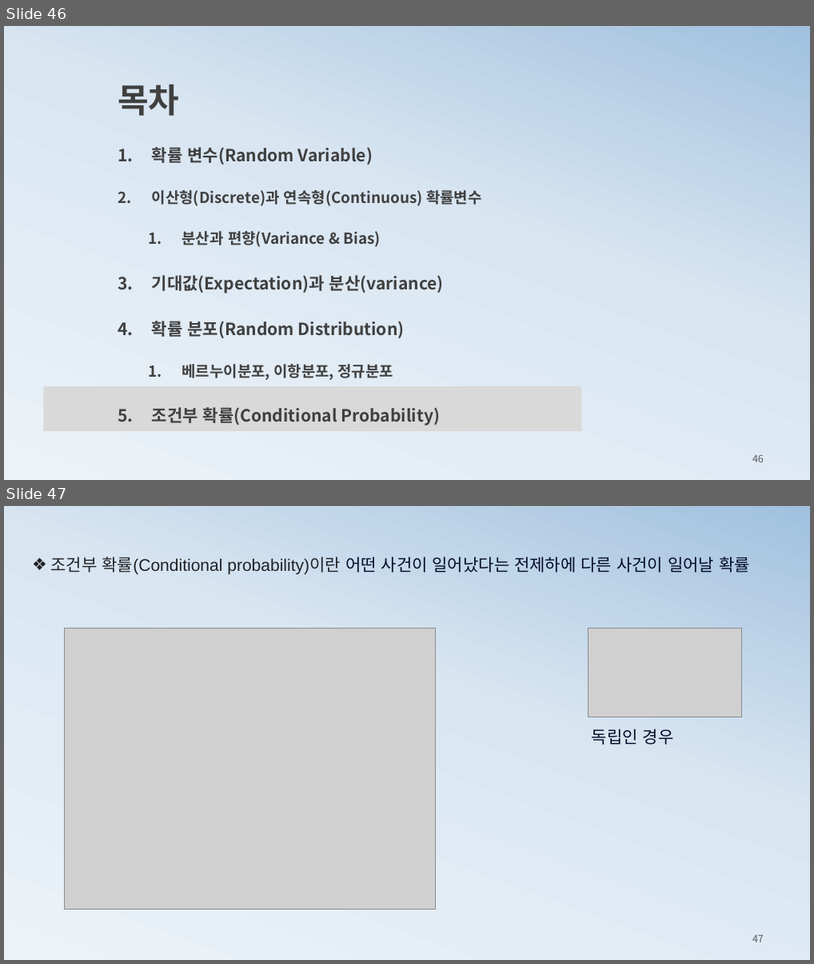
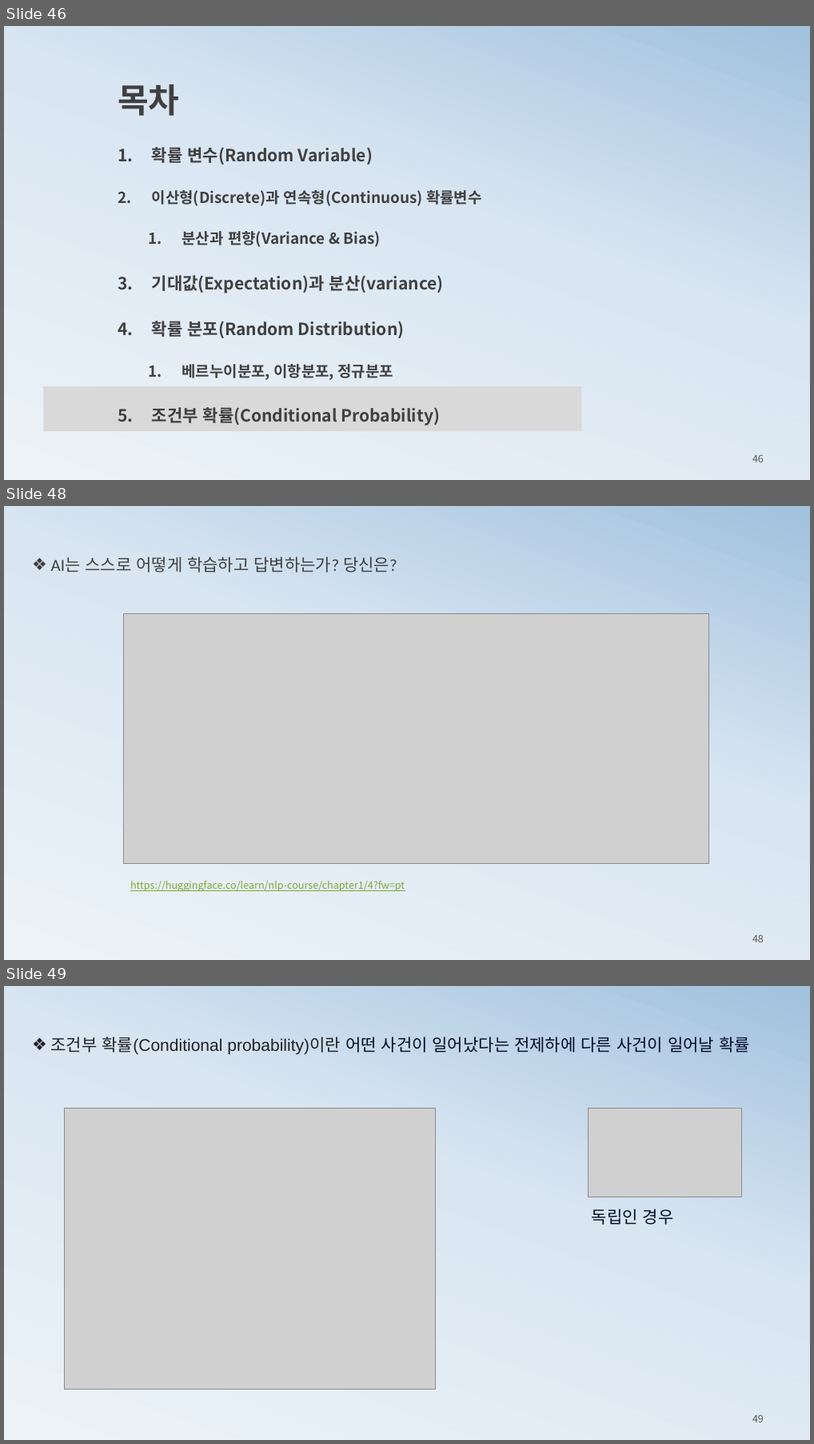
Before and after one commit to ancestor9/mathematics-for-machine-learning, a slide deck: 3_probability theory for machine learning.pptx. Shown one above the other, each under a label of ours: slides 46 and 47 before the commit, slides 46, 48 and 49 after it; the slides between them are not shown. The pictures are 814x964 and 814x1444 pixels, drawn with LibreOffice and Linux fonts; fonts in the diff are those of the drawing; grey boxes stand for pictures. Boxes give left, top, right and bottom in pixels: in the first picture for what was removed or moved away, otherwise in the second. Text is boxed around its words. In the diff, an @@ line names an element or a change of style, - is before the commit and + after.

```diff
--- a/3_probability theory for machine learning.pptx
+++ b/3_probability theory for machine learning.pptx
@@ slide 48 added at (4, 506, 810, 960), background gradient #ECF3F8 to #D9E6F2 to #A1C1DE @@
@@ text added at (51, 556, 398, 572), 20 pt, text #404040 @@
+❖ AI는 스스로 어떻게 학습하고 답변하는가? 당신은?
@@ picture added at (124, 614, 710, 863) @@
@@ text added at (130, 880, 405, 891), 12 pt, text #7EA939, underline @@
+https://huggingface.co/learn/nlp-course/chapter1/4?fw=pt
@@ page number added at (753, 934, 764, 942), 12 pt, text #595959 @@
+48
@@ what was slide 47 is now slide 49 @@
@@ page number at (753, 1414, 764, 1422): text changed @@
-47
+49
```
Also in this commit, not shown: 1 other slide added.
